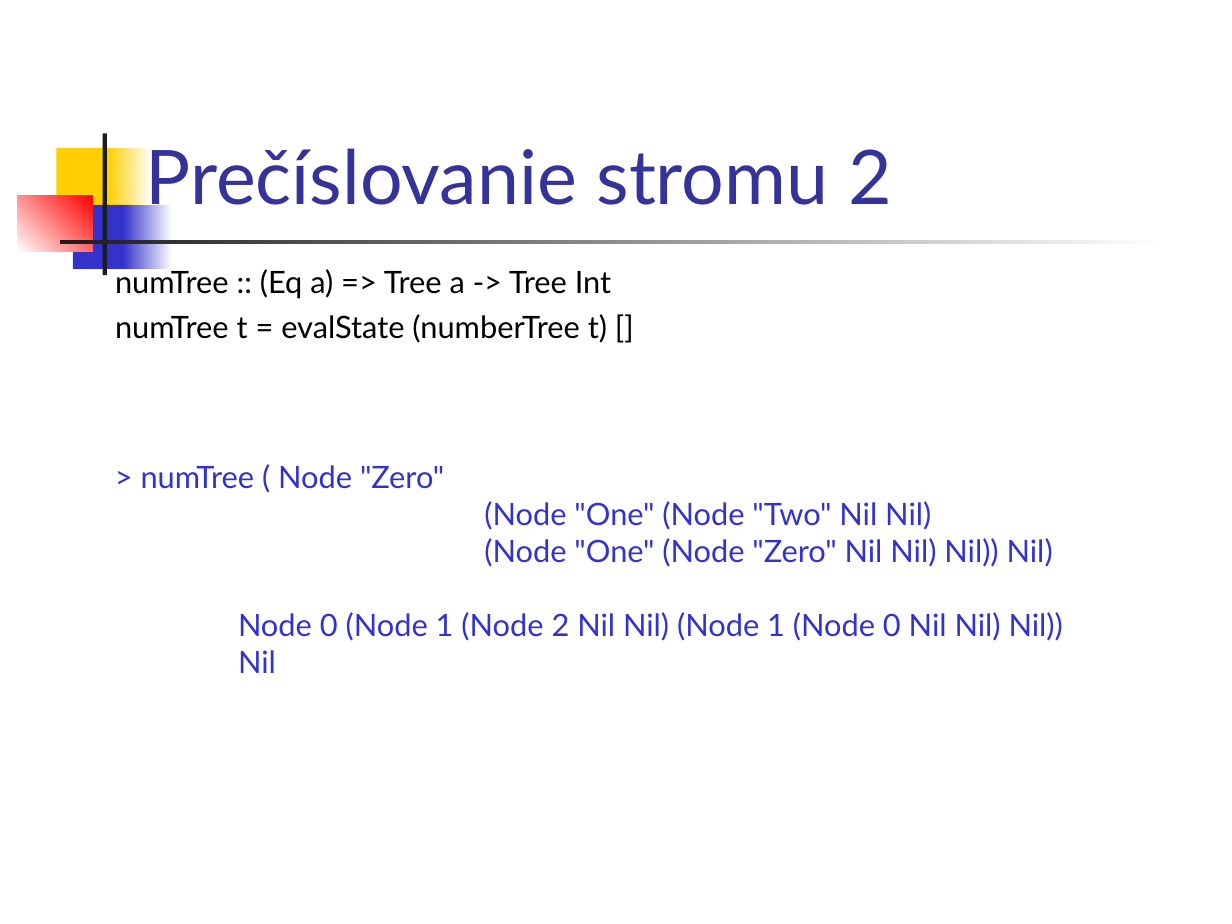
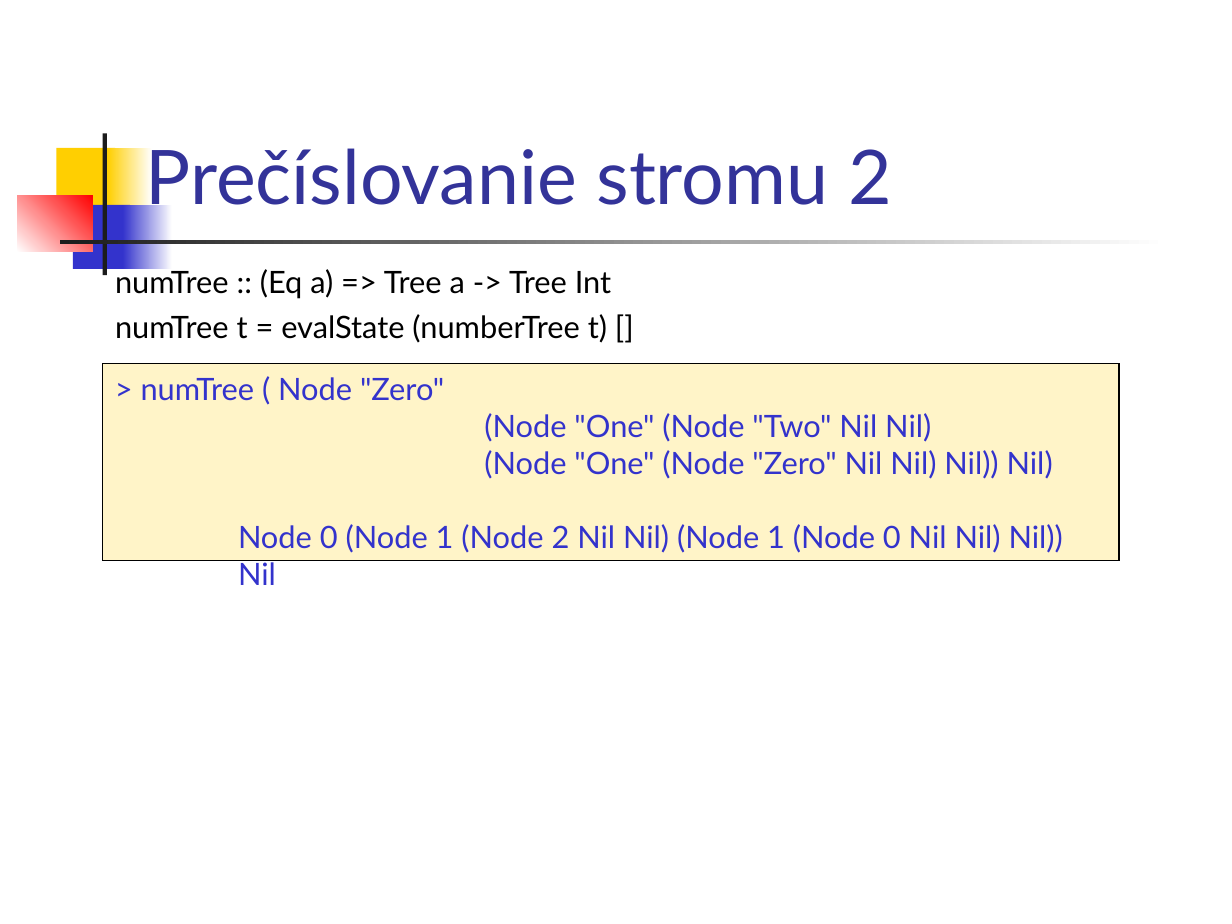
Before and after one commit to Funkcionalne/Prednasky, a slide deck: slide 28 of 13/13_fpro.ppt (slide 10 before the commit). Drawn at 1232x924 pixels with LibreOffice and Linux fonts; fonts in the diff are those of the drawing. Boxes give left, top, right and bottom in pixels: in the first picture for what was removed or moved away, otherwise in the second. Text is boxed around its words. In the diff, an @@ line names an element or a change of style, - is before the commit and + after.

```diff
--- a/13/13_fpro.ppt
+++ b/13/13_fpro.ppt
@@ rectangle "> numTree ( Node "Zero"": place and size @@
-rectangle "> numTree ( Node "Zero"" at (141, 465, 1063, 641)
+rectangle "> numTree ( Node "Zero"" at (102, 363, 1119, 561)
@@ rectangle "> numTree ( Node "Zero"" at (102, 363, 1119, 561): fill none to #FFF4C8; outline none to #000000 0.74 pt @@
```
Also in this commit, not shown: 8 other slides changed, 18 slides added, 2 other files.
